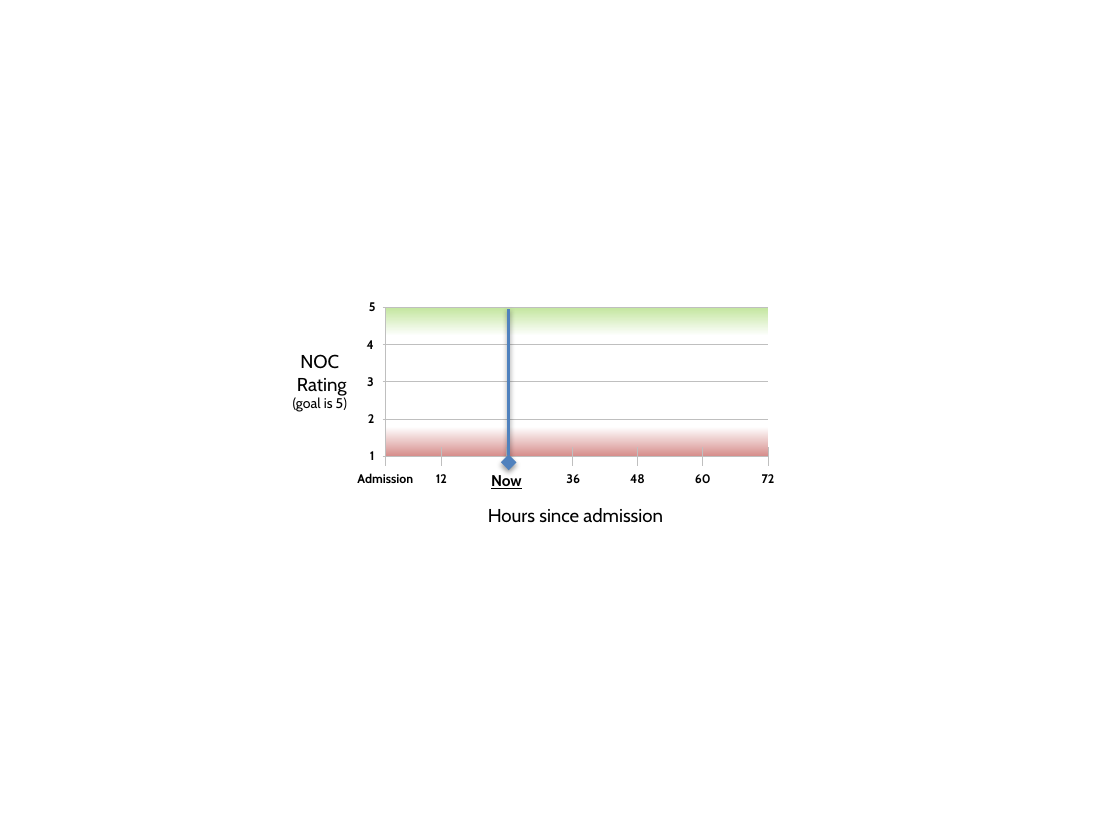
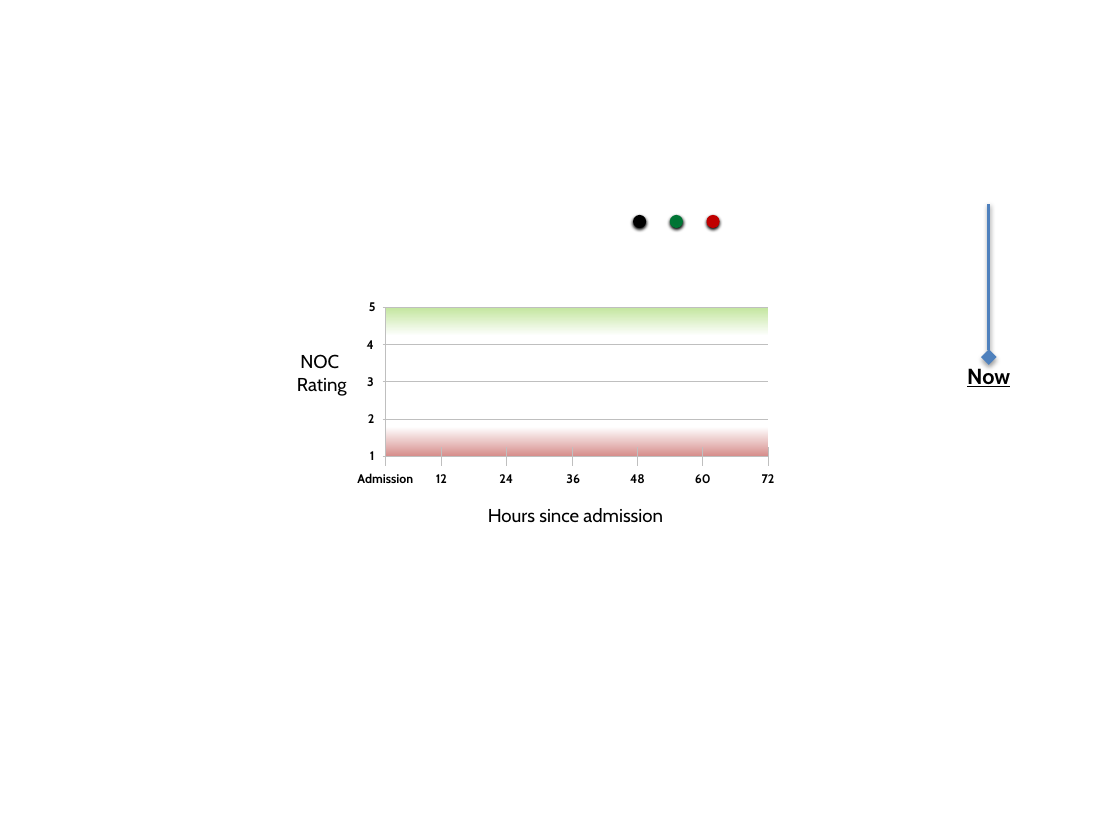
Before and after one commit to kinshukg/febretpository, a slide deck: slide 5 of HANDS/trunk/data/Design.pptx. Drawn at 1120x840 pixels with LibreOffice and Linux fonts; fonts in the diff are those of the drawing. Boxes give left, top, right and bottom in pixels: in the first picture for what was removed or moved away, otherwise in the second. Text is boxed around its words. In the diff, an @@ line names an element or a change of style, - is before the commit and + after.

```diff
--- a/HANDS/trunk/data/Design.pptx
+++ b/HANDS/trunk/data/Design.pptx
@@ arrow moved from (508, 463) - (508, 309) to (989, 357) - (989, 204) @@
@@ ellipse added at [635,216,645,226], fill #000000, outline #000000 2 pt @@
@@ ellipse added at [671,216,681,226], fill #007434, outline #007635 2 pt @@
@@ ellipse added at [708,216,718,226], fill #C00000, outline #C00000 2 pt @@
@@ text added at [967,365,1010,387], 14 pt, text #000000, bold, underline @@
+Now
@@ text at [293,397,347,412]: paragraph removed @@
-(goal is 5)
@@ text removed at [491,475,522,489] @@
-Now
@@ text added at [499,474,513,483], 8 pt, text #000000, bold @@
+24
```
Also in this commit, not shown: 3 other slides changed, 12 other files.
